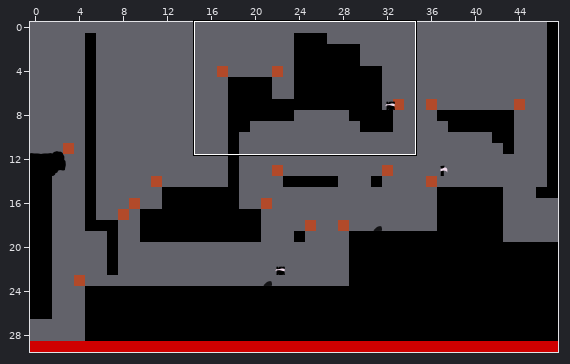
Tiled map (JSON) -- maps/level_02.json. The picture above shows the old version from afar; the outline marks the close-up.
Close-up. As it was:
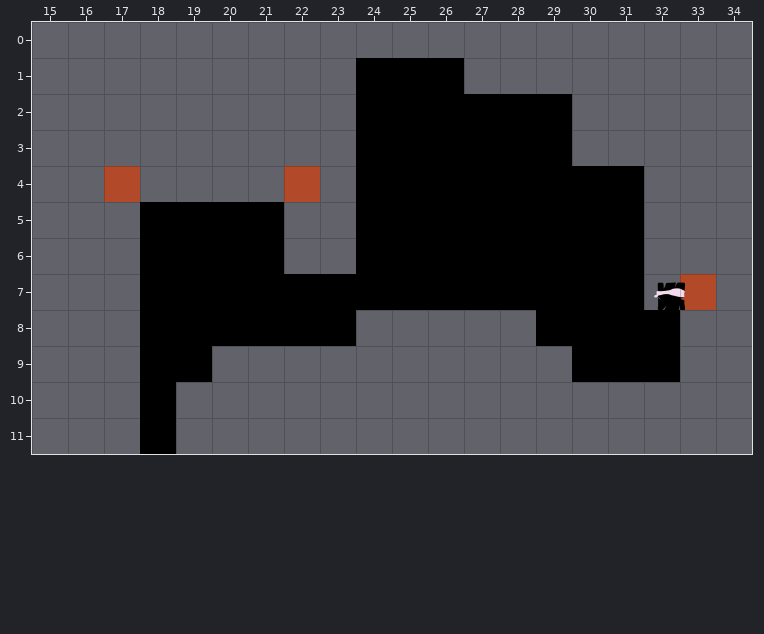
Cells are 64x64 px. Shown: x 15..34, y 0..11. The commit also changed other parts of the map, which this record leaves out.
New version:
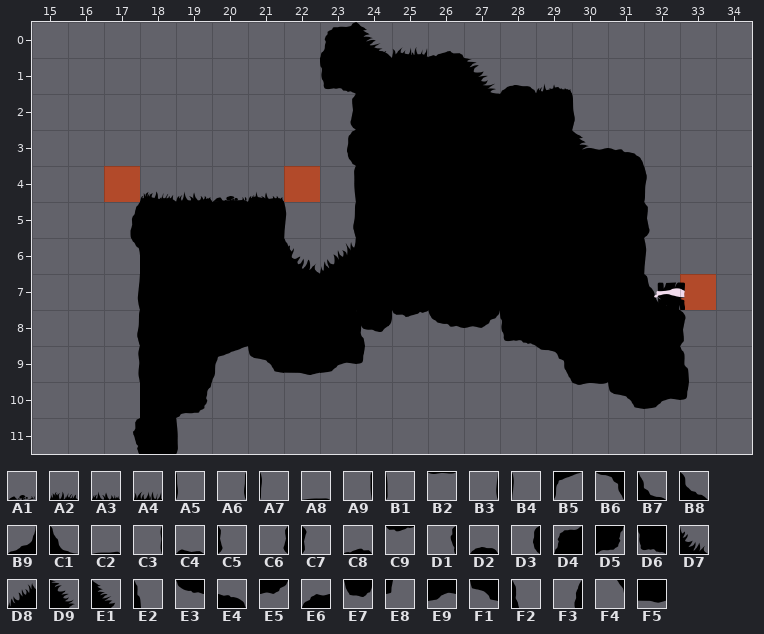
Key: from "tileset": A1 119 flipped left-right, A2 156, A3 157, A4 158, A5 159 flipped on the other diagonal, A6 159 turned 270, A7 159 turned 90, A8 160, A9 160 turned 270, B1 160 turned 90, B2 161 flipped up-down, B3 162 turned 270, B4 162 turned 90, B5 192 turned 180, B6 193 turned 270, B7 193 turned 90, B8 194 turned 90, B9 195, C1 195 turned 90, C2 197, C3 198 turned 270, C4 199, C5 199 flipped on the other diagonal, C6 199 turned 270, C7 199 turned 90, C8 200, C9 200 turned 180, D1 200 turned 270, D2 201, D3 201 turned 270, D4 230, D5 230 turned 180, D6 231 turned 270, D7 232 flipped left-right, D8 233, D9 233 turned 90, E1 234 turned 90, E2 273 flipped left-right, E3 276, E4 276 turned 180, E5 277, E6 277 turned 180, E7 278, E8 311 flipped left-right, E9 312 flipped left-right, F1 313 flipped left-right, F2 349 flipped left-right, F3 425, F4 463, F5 540.
__ is an empty cell.
From old to new:
Layer "layer_decos1":
The edit adds tile A5 in row 2 at x 30.
The edit adds tile A6 in row 5 at x 23; in row 8 at x 17.
The edit adds tile A7 in row 4 at x 32.
The edit adds tile A8 in row 4 at x 20.
The edit adds tile A9 in row 4 at x 23.
The edit adds tile B1 in row 11 at x 19.
The edit adds tile B2 in row 10 at x 30.
The edit adds tile B3 in row 7 at x 17.
The edit adds tile B4 in row 5 at x 22; in row 6 at x 32.
The edit adds tile B5 in row 9 at x 20.
The edit adds tile B6 in row 9 at x 29.
The edit adds tile B7 in row 6 at x 22.
The edit adds tile B8 in row 0 at x 24.
The edit adds tile B9 in row 6 at x 23.
The edit adds tile C1 in row 1 at x 27; in row 7 at x 32.
The edit adds tile C2 in row 4 at x 19.
The edit adds tile C3 in row 9 at x 17.
The edit adds tile C4 in row 0 at x 25; in row 4 at x 18 and 21.
The edit adds tile C5 in row 5 at x 32.
The edit adds tile C6 in row 2 at x 23.
The edit adds tile C7 in row 8 at x 33.
The edit adds tile C8 in row 0 at x 26; in row 1 at x 29.
The edit adds tile C9 in row 8 at x 25.
The edit adds tile D1 in row 11 at x 17.
The edit adds tile D3 in row 3 at x 23.
The edit adds tile D4 in row 0 at x 23.
The edit adds tile D5 in row 10 at x 19.
The edit adds tile D6 in row 1 at x 23; in row 8 at x 28.
The edit adds tile E2 in row 9 at x 33.
The edit adds tile E3 in row 8 at x 26.
The edit adds tile E4 in row 3 at x 31.
The edit adds tile E5 in row 8 at x 27.
The edit adds tile E6 in row 3 at x 30.
The edit adds tile E8 in row 9 at x 24; in row 10 at x 33.
The edit adds tile E9 in row 9 at x 23; in row 10 at x 32.
The edit adds tile F1 in row 9 at x 21; in row 10 at x 31.
The edit adds tile F2 in row 8 at x 24.
The edit adds tile F3 in row 5 at x 17.
The edit adds tile F4 in row 6 at x 17.
The edit adds tile F5 in row 9 at x 22.
Layer "layer_decos2":
The edit adds tile A1 in row 4 at x 20.
The edit adds tile A2 in row 4 at x 18.
The edit adds tile A3 in row 1 at x 29; in row 4 at x 19 and 21.
The edit adds tile A4 in row 0 at x 25.
The edit adds tile D2 in row 1 at x 28.
The edit adds tile D7 in row 6 at x 22.
The edit adds tile D8 in row 6 at x 23.
The edit adds tile D9 in row 1 at x 27.
The edit adds tile E1 in row 0 at x 24; in row 3 at x 30.
The edit adds tile E7 in row 8 at x 24.
